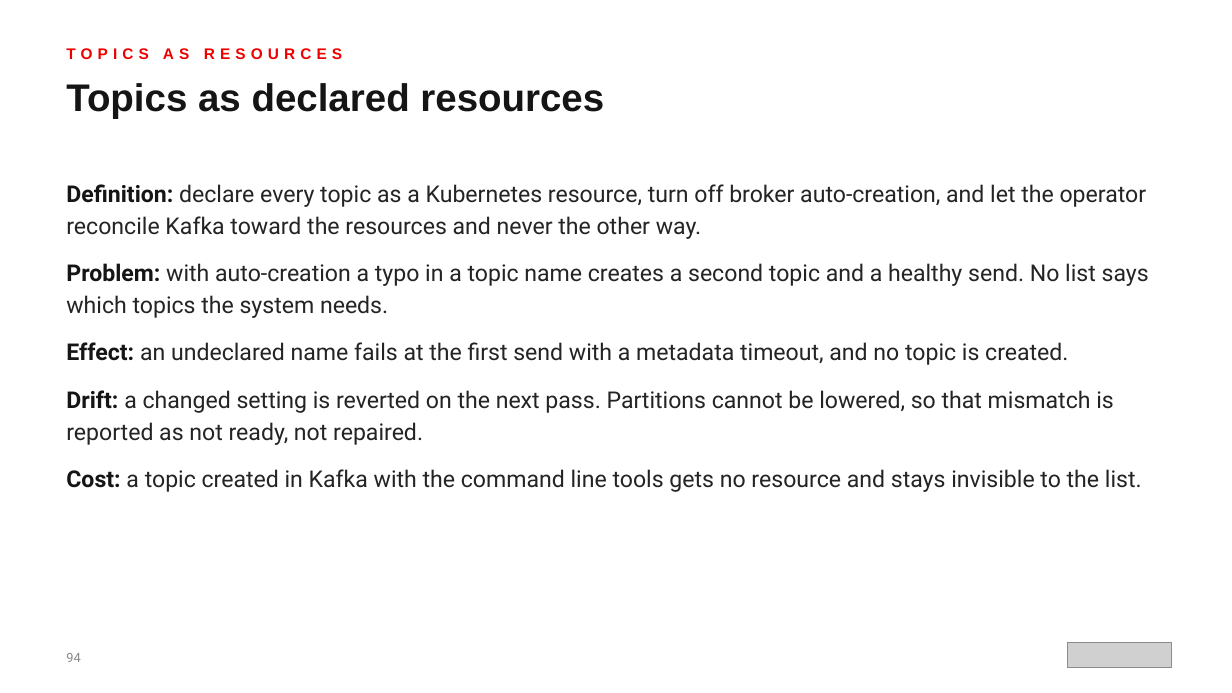
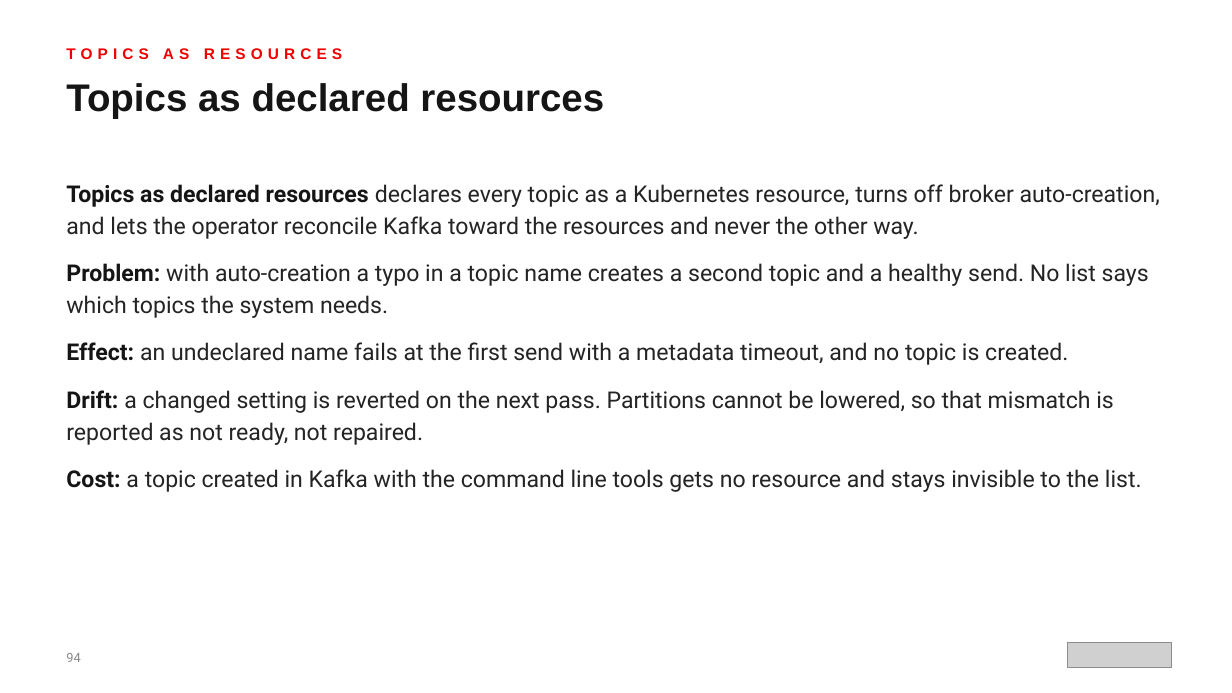
Before and after one commit to patterncatalyst/event-driven-patterns-with-quarkus-and-camel, a slide deck: slide 94 of lgtm-presentation/Event-Driven-Patterns-with-Quarkus-and-Camel.pptx. Drawn at 1232x693 pixels with LibreOffice and Linux fonts; fonts in the diff are those of the drawing; grey boxes stand for pictures. Boxes give left, top, right and bottom in pixels: in the first picture for what was removed or moved away, otherwise in the second. Text is boxed around its words. In the diff, an @@ line names an element or a change of style, - is before the commit and + after.

```diff
--- a/lgtm-presentation/Event-Driven-Patterns-with-Quarkus-and-Camel.pptx
+++ b/lgtm-presentation/Event-Driven-Patterns-with-Quarkus-and-Camel.pptx
@@ text at <box>66,184,1160,239</box>: text changed @@
-● Definition: declare every topic as a Kubernetes resource, turn off broker auto-creation, and let the operator reconcile Kafka toward the resources and never the other way.
+● Topics as declared resources declares every topic as a Kubernetes resource, turns off broker auto-creation, and lets the operator reconcile Kafka toward the resources and never the other way.
```
Also in this commit, not shown: 20 other slides changed, 13 other files.
